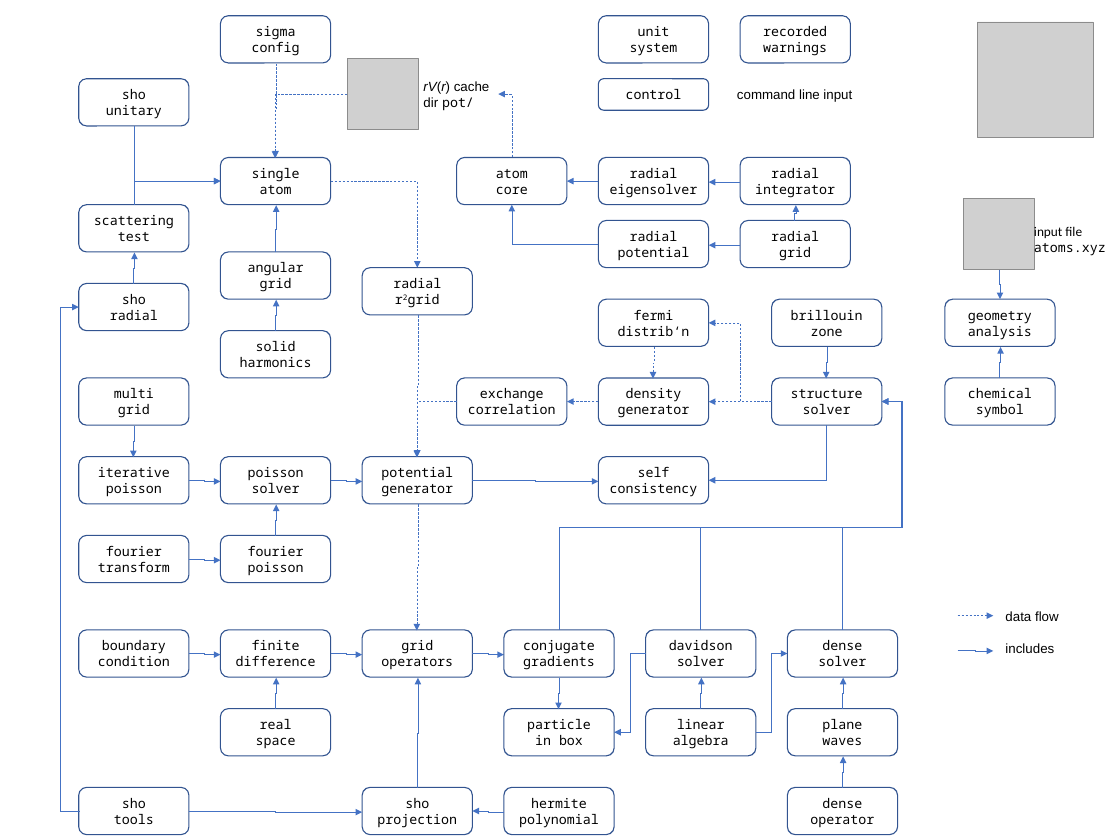
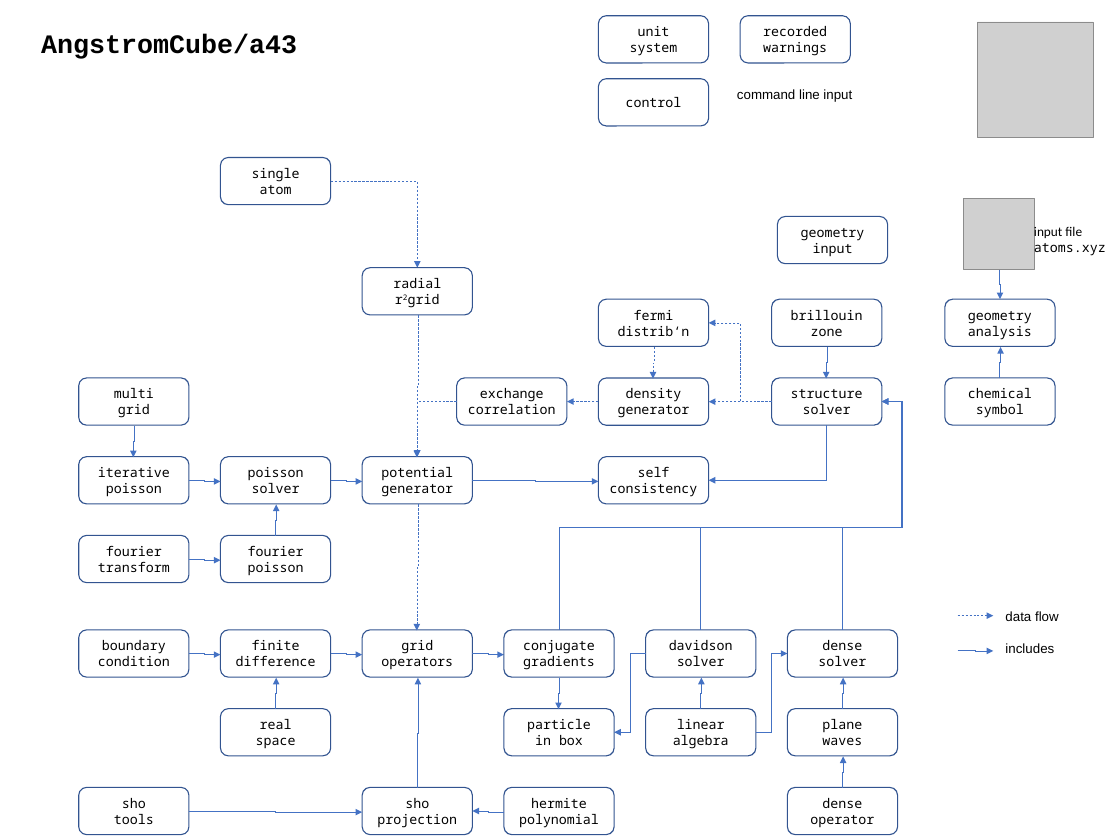
Before and after one commit to real-space/AngstromCube, a slide deck: slide 2 of doc/big_picture.pptx (slide 1 before the commit). Drawn at 1120x840 pixels with LibreOffice and Linux fonts; fonts in the diff are those of the drawing; grey boxes stand for pictures. Boxes give left, top, right and bottom in pixels: in the first picture for what was removed or moved away, otherwise in the second. Text is boxed around its words. In the diff, an @@ line names an element or a change of style, - is before the commit and + after.

```diff
--- a/doc/big_picture.pptx
+++ b/doc/big_picture.pptx
@@ rounded rectangle removed at [221,16,331,63] @@
-sigma
-config
@@ text added at [41,34,297,59], 24 pt, text #000000, bold @@
+AngstromCube/a43
@@ picture removed at [347,58,418,130] @@
@@ rounded rectangle removed at [78,78,189,126] @@
-sho
-unitary
@@ elbow arrow removed from (276, 63) to (275, 158) @@
@@ text removed at [423,81,490,111] @@
-rV(r) cache
-dir pot/
@@ rounded rectangle "control": place and size @@
-rounded rectangle "control" at [598,78,709,110]
+rounded rectangle "control" at [598,78,709,126]
@@ elbow arrow removed from (347, 94) to (275, 158) @@
@@ elbow arrow removed from (512, 158) to (498, 94) @@
@@ elbow arrow removed from (134, 126) to (221, 181) @@
@@ rounded rectangle removed at [457,158,567,205] @@
-atom
-core
@@ rounded rectangle removed at [598,158,709,205] @@
-radial eigensolver
@@ rounded rectangle removed at [740,158,850,205] @@
-radial integrator
@@ rounded rectangle removed at [78,205,189,252] @@
-scattering test
@@ elbow arrow removed from (134, 205) to (221, 181) @@
@@ elbow arrow removed from (275, 253) to (276, 206) @@
@@ elbow arrow removed from (598, 244) to (512, 205) @@
@@ elbow arrow removed from (598, 181) to (567, 181) @@
@@ elbow arrow removed from (740, 182) to (709, 182) @@
@@ elbow arrow removed from (794, 221) to (796, 205) @@
@@ rounded rectangle removed at [598,221,709,268] @@
-radial potential
@@ rounded rectangle removed at [740,221,850,268] @@
-radial
-grid
@@ rounded rectangle added at [778,217,888,264], outline #325491 1 pt, 12 pt, text #000000 @@
+geometry
+input
@@ elbow arrow removed from (134, 284) to (134, 253) @@
@@ rounded rectangle removed at [221,252,331,299] @@
-angular grid
@@ elbow arrow removed from (740, 246) to (709, 246) @@
@@ rounded rectangle removed at [78,283,189,330] @@
-sho
-radial
@@ elbow arrow removed from (80, 811) to (78, 307) @@
@@ elbow arrow removed from (275, 331) to (276, 300) @@
@@ rounded rectangle removed at [221,330,331,378] @@
-solid
-harmonics
```
Also in this commit, not shown: 2 slides added, 16 other files.
